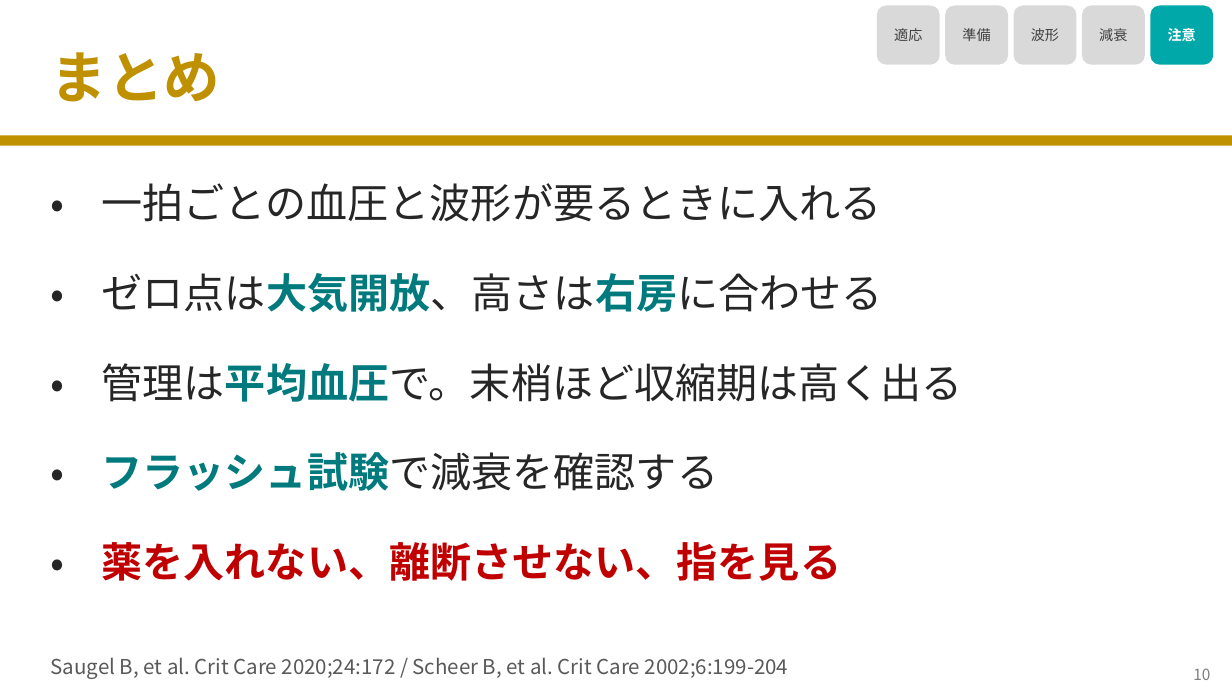
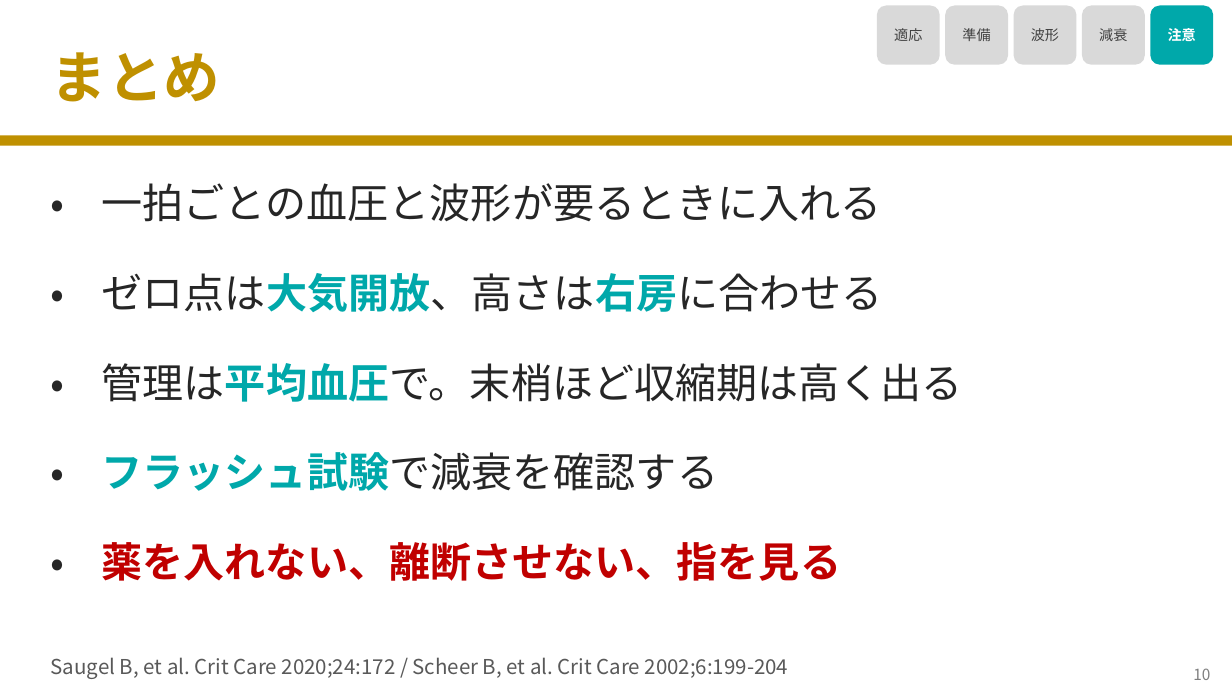
Before and after one commit to nobumitsu-3141/Anes-lecture, a slide deck: slide 11 of slides/2-7_arterial_line/2-7_arterial_line.pptx. Drawn at 1232x693 pixels with LibreOffice and Linux fonts; fonts in the diff are those of the drawing. Boxes give left, top, right and bottom in pixels: in the first picture for what was removed or moved away, otherwise in the second. Text is boxed around its words. In the diff, an @@ line names an element or a change of style, - is before the commit and + after.

```diff
--- a/slides/2-7_arterial_line/2-7_arterial_line.pptx
+++ b/slides/2-7_arterial_line/2-7_arterial_line.pptx
@@ text "ゼロ点は大気開放、高さは右房に合わせる" at [102, 273, 883, 312]: text colour #007A7D to #00A8AA in "ゼロ点は大気開放、高さは右房に合わせる" @@
@@ text "管理は平均血圧で。末梢ほど収縮期は高く出る" at [102, 363, 963, 402]: text colour #007A7D to #00A8AA in "管理は平均血圧で。末梢ほど収縮期は高く出る" @@
@@ text "フラッシュ試験で減衰を確認する" at [102, 452, 718, 491]: text colour #007A7D to #00A8AA in "フラッシュ試験で減衰を確認する" @@
```
Also in this commit, not shown: 4 other slides changed, 7 other files.
